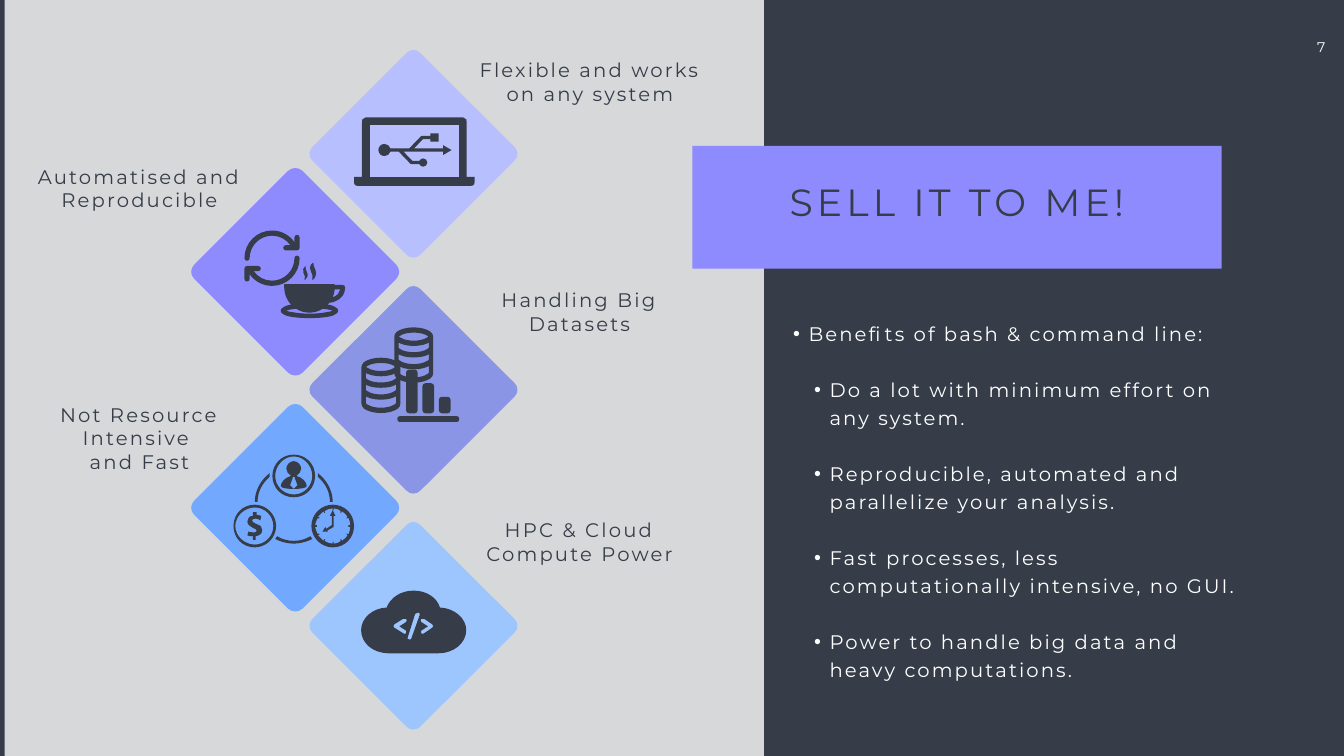
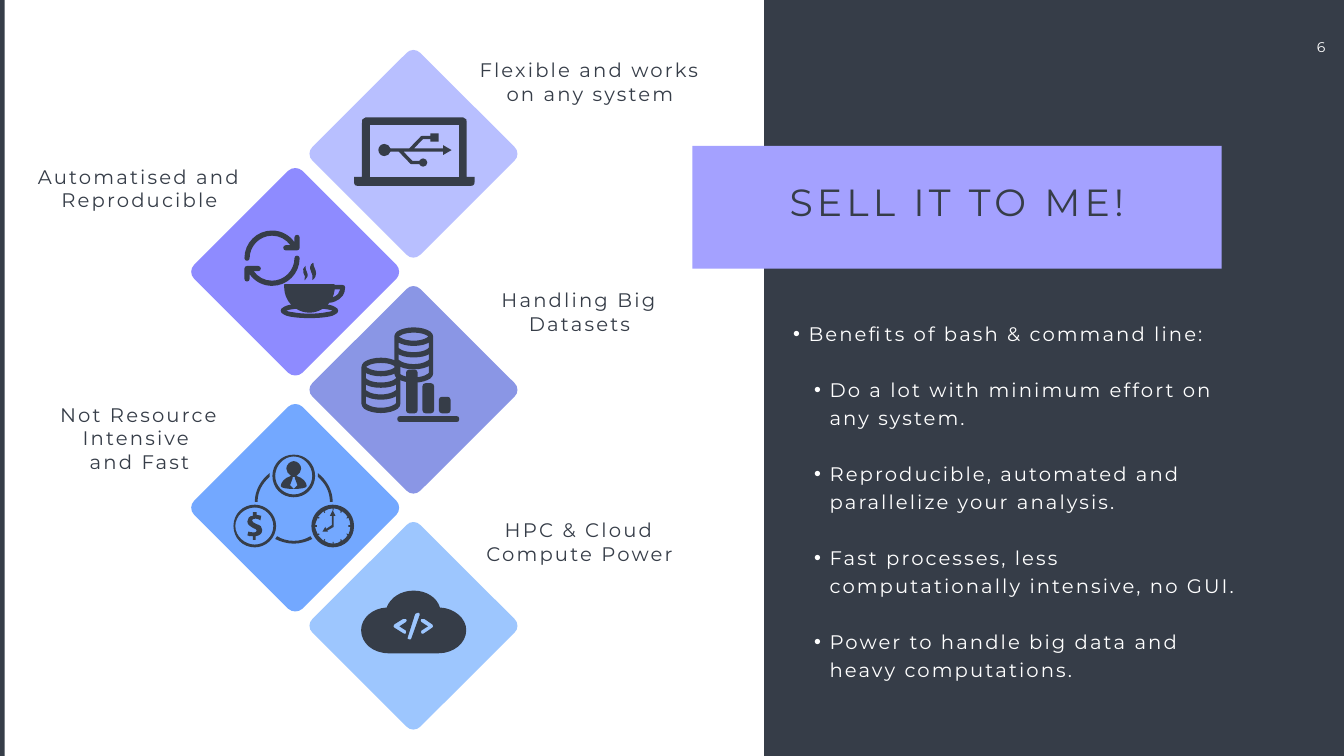
Before and after one commit to Center-for-Health-Data-Science/Just-Bash-It, a slide deck: slide 6 of Commandline_Workshop.pptx (slide 7 before the commit). Drawn at 1344x756 pixels with LibreOffice and Linux fonts; fonts in the diff are those of the drawing. Boxes give left, top, right and bottom in pixels: in the first picture for what was removed or moved away, otherwise in the second. Text is boxed around its words. In the diff, an @@ line names an element or a change of style, - is before the commit and + after.

```diff
--- a/Commandline_Workshop.pptx
+++ b/Commandline_Workshop.pptx
@@ rectangle "Wind" at (5,0,764,756): fill #FFFFFF at 80% opacity to #FFFFFF @@
@@ page number at (1317,42,1326,52): text changed @@
-7
+6
@@ rectangle at (692,146,1222,269): fill #8E8BFF to #A4A1FF @@
```
Also in this commit, not shown: 5 other slides changed, 13 slides added, 2 slides removed.
